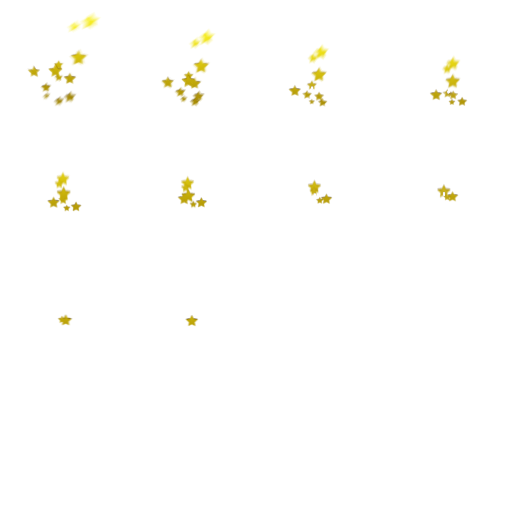
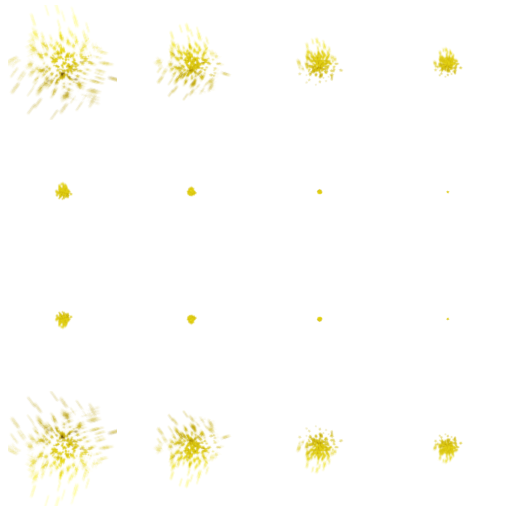
Revision of a layered 512px x 512px image; what changed, layer by layer:
hid "Слой 19" over [26, 11, 468, 327]
added layer "Слой 29" above "Слой 28" over [8, 310, 463, 506]
added layer "Слой 28" above "Слой 20" over [8, 5, 464, 201]
